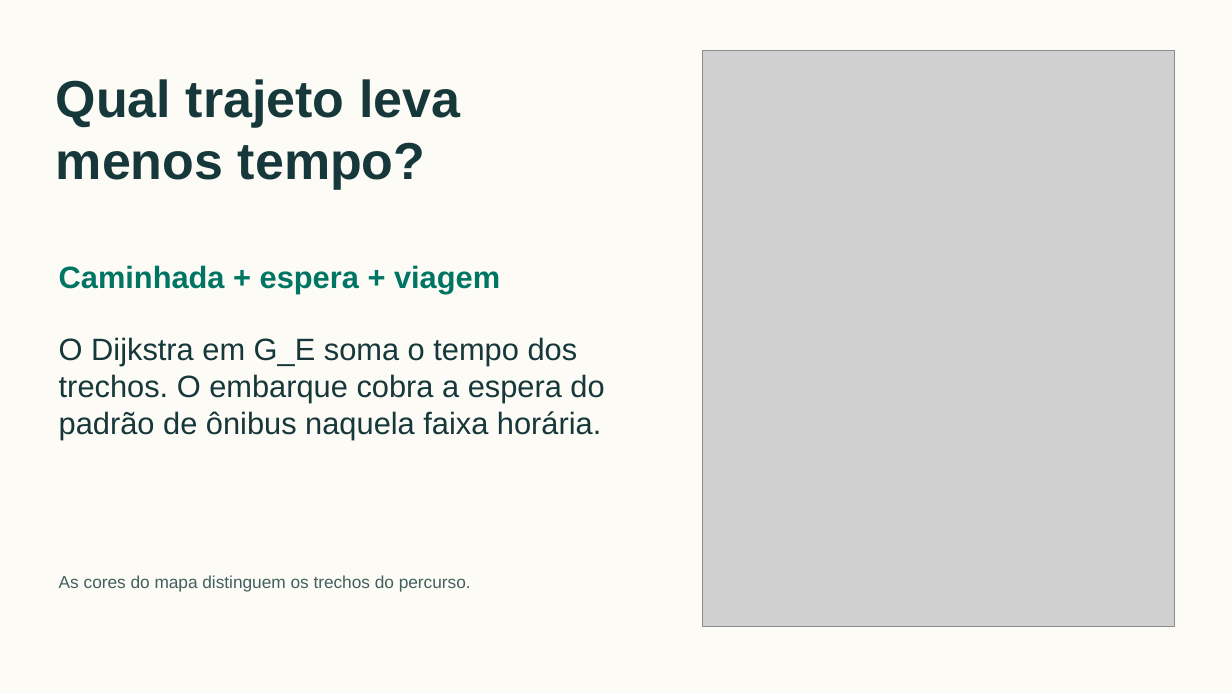
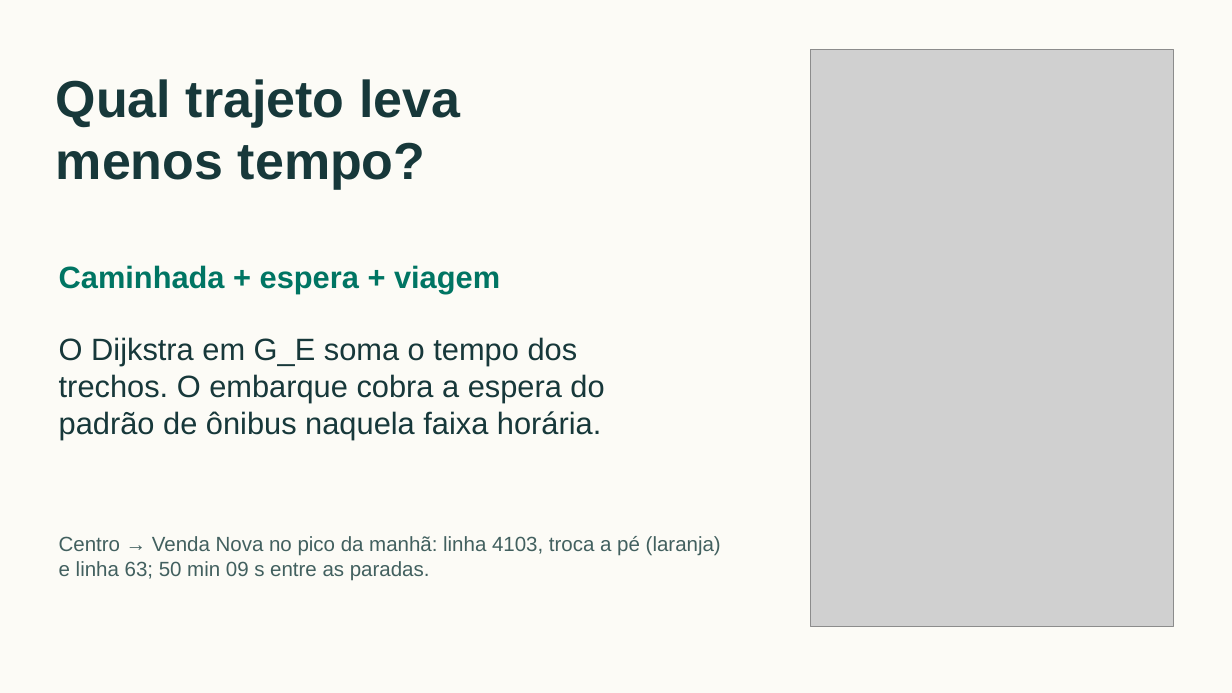
Before and after one commit to henriquegdc/grafos-transporte-bh, a slide deck: slide 4 of apresentacao/grafos-transporte-bh.pptx. Drawn at 1232x693 pixels with LibreOffice and Linux fonts; fonts in the diff are those of the drawing; grey boxes stand for pictures. Boxes give left, top, right and bottom in pixels: in the first picture for what was removed or moved away, otherwise in the second. Text is boxed around its words. In the diff, an @@ line names an element or a change of style, - is before the commit and + after.

```diff
--- a/apresentacao/grafos-transporte-bh.pptx
+++ b/apresentacao/grafos-transporte-bh.pptx
@@ picture resized from (x1=702, y1=50, x2=1174, y2=627) to (x1=811, y1=50, x2=1174, y2=627) @@
@@ text at (x1=59, y1=536, x2=721, y2=581): text changed; size 13.5 to 16 pt @@
-As cores do mapa distinguem os trechos do percurso.
+Centro → Venda Nova no pico da manhã: linha 4103, troca a pé (laranja) e linha 63; 50 min 09 s entre as paradas.
```
Also in this commit, not shown: 9 other slides changed, 2 other files.
